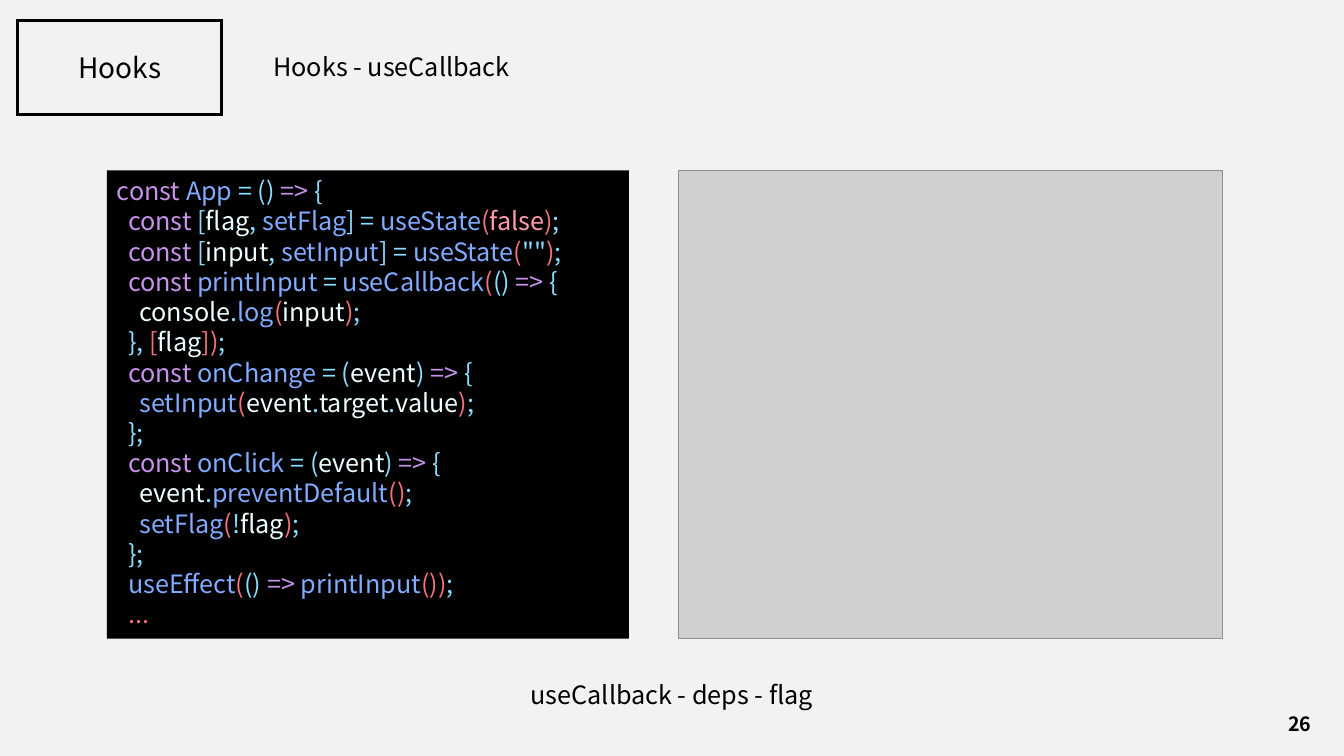
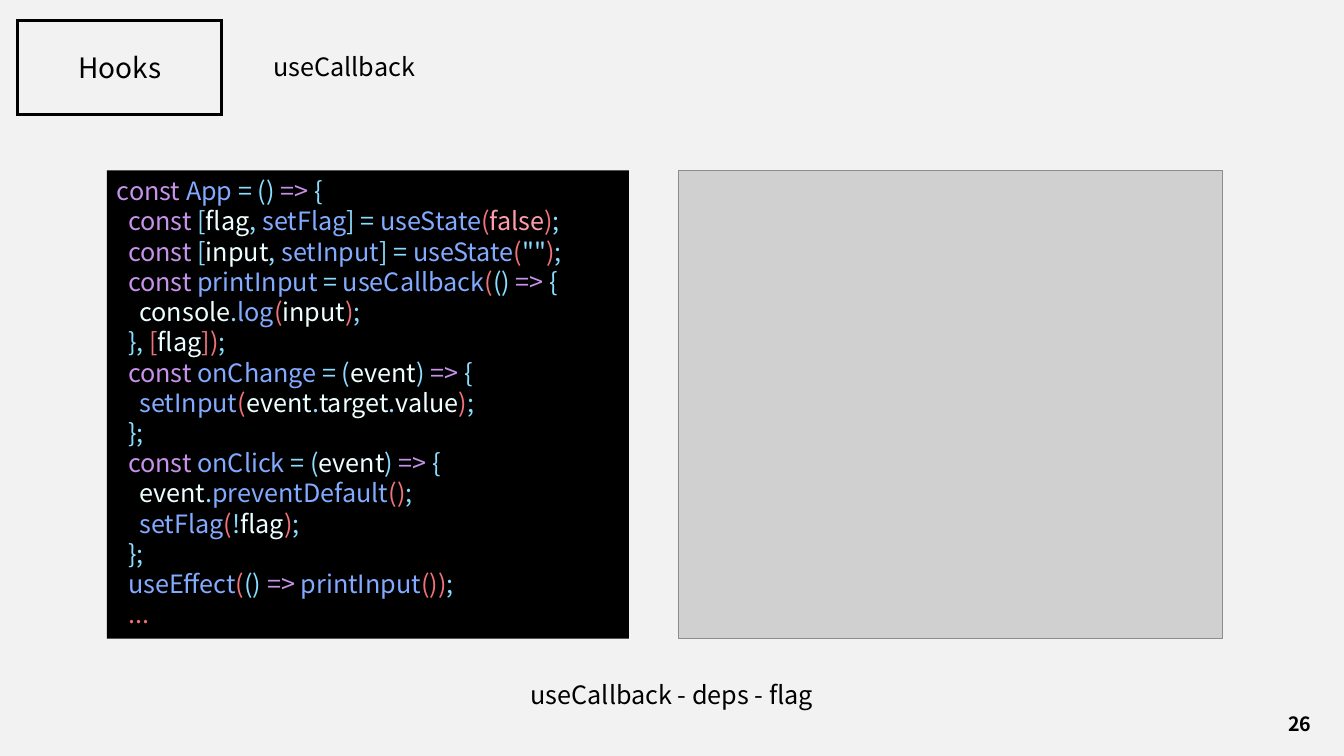
Before and after one commit to J3SUNG/Seminar, a slide deck: slide 26 of 210228_React_Hooks.pptx. Drawn at 1344x756 pixels with LibreOffice and Linux fonts; fonts in the diff are those of the drawing; grey boxes stand for pictures. Boxes give left, top, right and bottom in pixels: in the first picture for what was removed or moved away, otherwise in the second. Text is boxed around its words. In the diff, an @@ line names an element or a change of style, - is before the commit and + after.

```diff
--- a/210228_React_Hooks.pptx
+++ b/210228_React_Hooks.pptx
@@ text at bbox=[273, 56, 415, 77]: text changed @@
-Hooks - useCallback
+useCallback
```
Also in this commit, not shown: 24 other slides changed.
